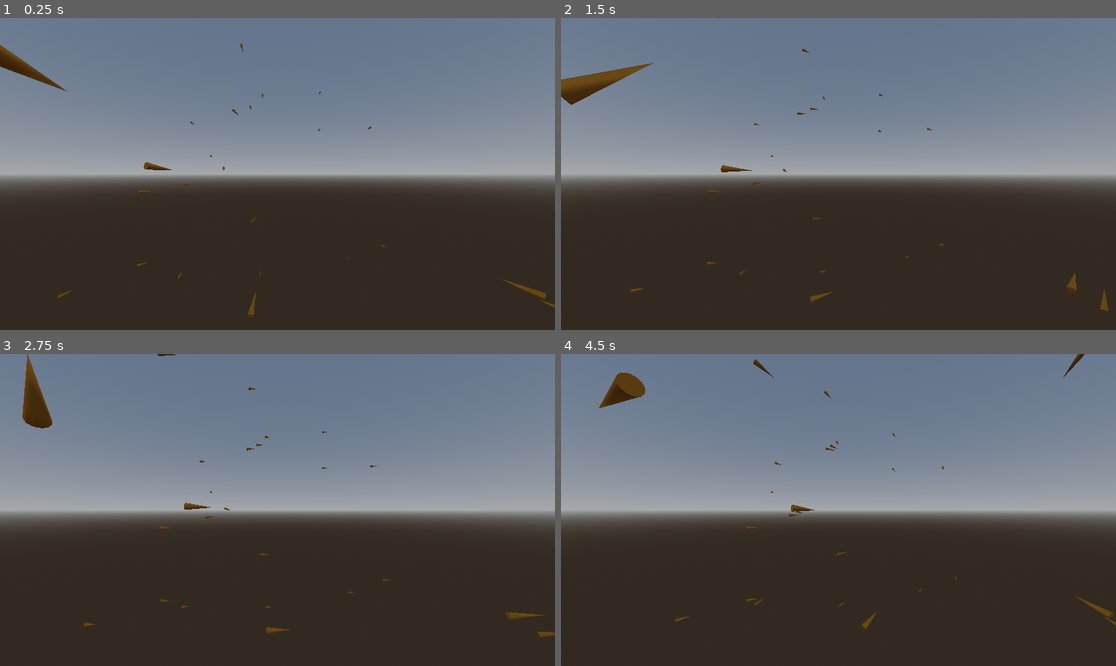
Above: before the commit, frames 1-4 (two rows, left to right).
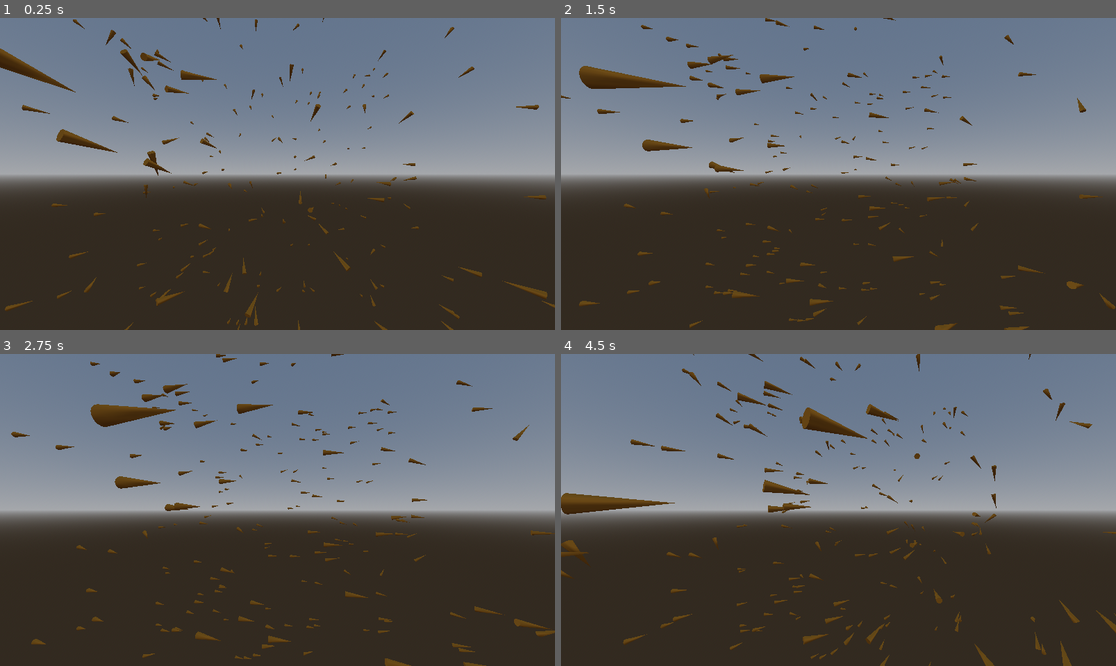
Above: after the commit, the same moments.

Repository: exocetfalling/ExoBoids
Game: Godot game, scene res://scenes/test_scene.tscn
The game is run twice, just before and just after one commit, with the same random seed, the same clock (stepped at 60 frames per second) and the same inputs.
Inputs:
- Up to frame 1 (0.25 s): no input
- Up to frame 2 (1.5 s): hold Right (ui_right) 0.53-1.28 s; hold Down (ui_down) from 1.28 s (still down)
- Up to frame 3 (2.75 s): release Down (ui_down) at 2.03 s; hold Right (ui_right) from 2.03 s (still down)
- Up to frame 4 (4.5 s): release Right (ui_right) at 2.78 s; hold Up (ui_up) 2.78-3.53 s; hold Left (ui_left) from 3.53 s (still down)

The runs differ from the first frame. In frame 1, 2.4% of the frame differs, in the area x 0-100%, y 0-100%; in frame 2, 3.5%; in frame 3, 4.1%; in frame 4, 4.8%.

Commit message:
Fix batching bugs

Diff:
--- a/scenes/test_scene.tscn
+++ b/scenes/test_scene.tscn
@@ -5,6 +5,8 @@
 
 [node name="TestScene" type="Node3D"]
 script = ExtResource("2")
+num_boids_total = 256
+boid_batch_size = 128
 
 [node name="Camera3D" type="Camera3D" parent="."]
 transform = Transform3D(1, 0, 0, 0, 1, 0, 0, 0, 1, 0, 2, 30)
--- a/scripts/test_scene.gd
+++ b/scripts/test_scene.gd
@@ -10,7 +10,7 @@
 var elapsed_time_total: float = 0
 
 var boid_batch_num: int = 1
-var boid_batch_size: int = 16
+@export var boid_batch_size: int = 32
 
 var boid_batch_index_min: int = 0
 var boid_batch_index_max: int = 15
@@ -19,7 +19,7 @@
 func _ready():
 	for i in num_boids_total:
 		var instance = boid.instantiate()
-		instance.boid_index = i
+		instance.boid_index = i + 1
 		add_child(instance)
 
 		# Random position
@@ -36,17 +36,18 @@
 func _physics_process(delta):
 	elapsed_time_total += delta
 
+	if boid_batch_index_min > num_boids_total:
+		boid_batch_num = 1
+		boid_batch_index_min = 1
+		boid_batch_index_max = boid_batch_index_min + boid_batch_size
+
 	for child in get_children():
 		if child is Boid:
-			if child.boid_index > boid_batch_index_min and child.boid_index < boid_batch_index_max:
+			if child.boid_index >= boid_batch_index_min and child.boid_index < boid_batch_index_max:
 				child.flock_logic(delta)
 
 	boid_batch_num += 1
 	boid_batch_index_min += boid_batch_size
 	boid_batch_index_max += boid_batch_size
 
-	if boid_batch_index_max > num_boids_total:
-		boid_batch_num = 0
-		boid_batch_index_min = 0
-		boid_batch_index_max = boid_batch_size - 1
 	pass
Not shown, added: .gitattributes
Not shown, changed: .gitignore
